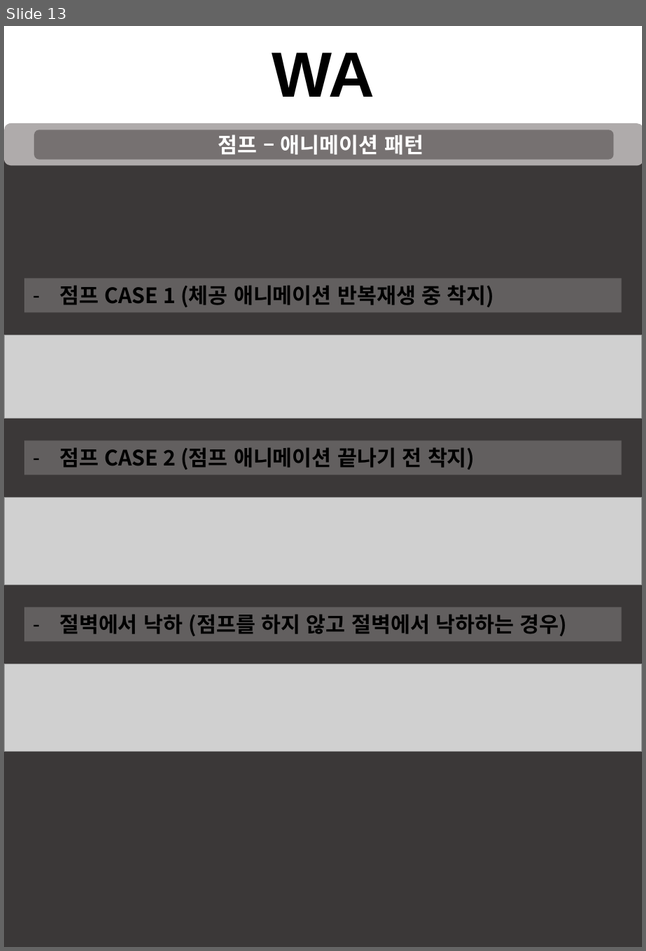
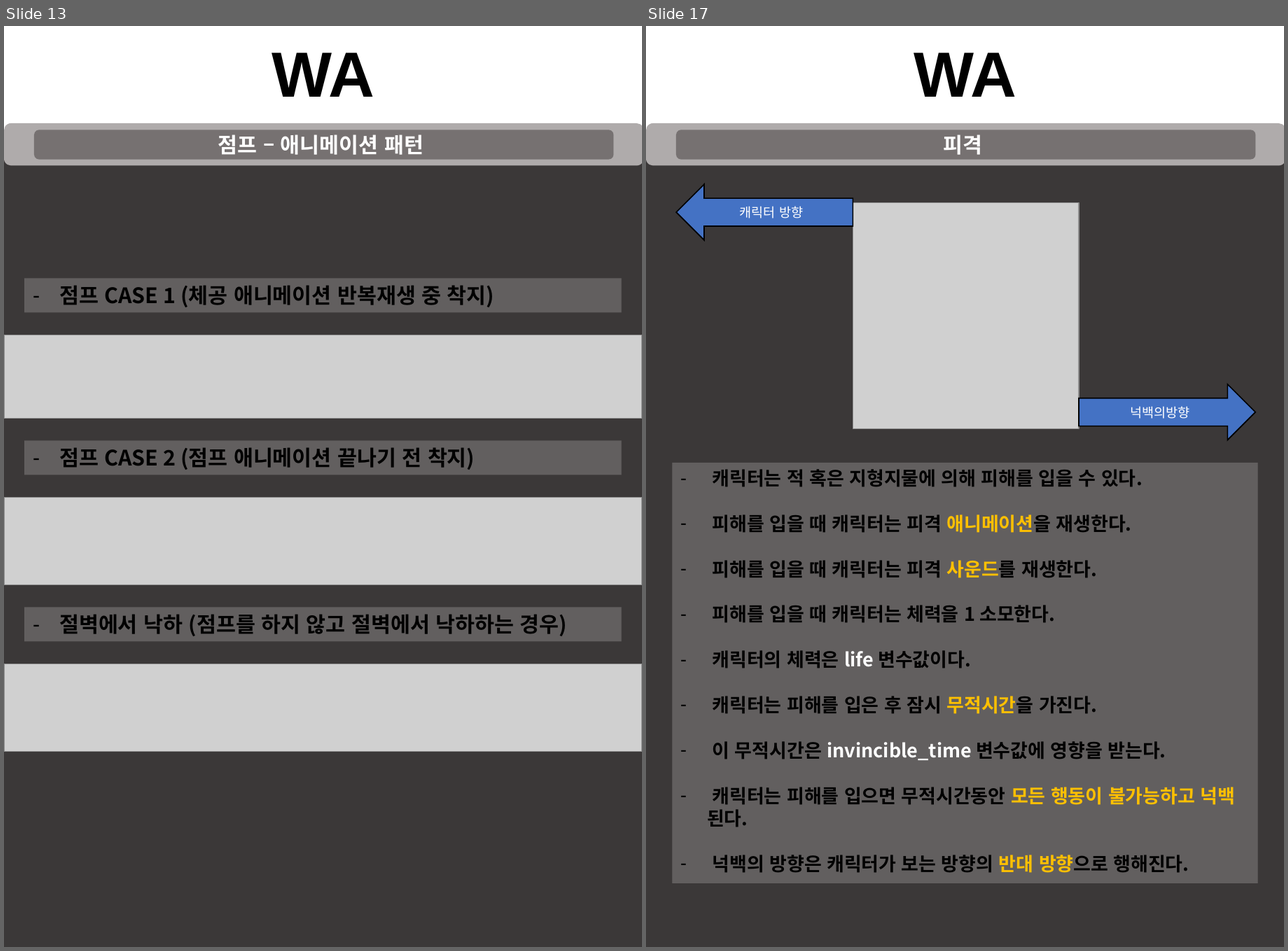
Before and after one commit to taeseongeom/WA, a slide deck: 기획서/신버전/캐릭터시스템.pptx. Shown side by side, each under a label of ours: slide 13 before the commit, slides 13 and 17 after it; the slides between them are not shown. The pictures are 646x951 and 1288x951 pixels, drawn with LibreOffice and Linux fonts; fonts in the diff are those of the drawing; grey boxes stand for pictures. Boxes give left, top, right and bottom in pixels: in the first picture for what was removed or moved away, otherwise in the second. Text is boxed around its words. In the diff, an @@ line names an element or a change of style, - is before the commit and + after.

Commit message:
아주조금 업데이트
매일 조금씩한다 모자란 기획자라 미안하다

```diff
--- a/기획서/신버전/캐릭터시스템.pptx
+++ b/기획서/신버전/캐릭터시스템.pptx
@@ slide 17 added at bbox=[646, 26, 1284, 947], background #FFFFFF @@
@@ text added at bbox=[913, 53, 1016, 97], 54 pt, text #000000, bold @@
+WA
@@ rectangle added at bbox=[646, 130, 1284, 946], fill #3B3838 @@
@@ rounded rectangle added at bbox=[646, 123, 1284, 165], fill #AFABAB @@
@@ rounded rectangle added at bbox=[676, 130, 1255, 160], fill #767171, 18 pt, text #FFFFFF, bold @@
+피격
@@ left arrow added at bbox=[677, 184, 853, 240], fill #4472C4, outline #000000 1 pt, 11 pt, text #FFFFFF @@
+캐릭터 방향
@@ picture added at bbox=[852, 203, 1079, 429] @@
@@ left arrow added at bbox=[1079, 384, 1256, 440], fill #4472C4, outline #000000 1 pt, 11 pt, text #FFFFFF @@
+넉백의방향
@@ rectangle added at bbox=[673, 463, 1258, 884], fill #FFFFFF at 20% opacity, 16 pt, text #000000, bold @@
+– 캐릭터는 적 혹은 지형지물에 의해 피해를 입을 수 있다.
+– 피해를 입을 때 캐릭터는 피격 애니메이션을 재생한다.
+– 피해를 입을 때 캐릭터는 피격 사운드를 재생한다.
+– 피해를 입을 때 캐릭터는 체력을 1 소모한다.
+– 캐릭터의 체력은 life 변수값이다.
+– 캐릭터는 피해를 입은 후 잠시 무적시간을 가진다.
+– 이 무적시간은 invincible_time 변수값에 영향을 받는다.
+– 캐릭터는 피해를 입으면 무적시간동안 모든 행동이 불가능하고 넉백 된다.
+– 넉백의 방향은 캐릭터가 보는 방향의 반대 방향으로 행해진다.
```
Also in this commit, not shown: 3 slides changed, 3 other slides added.
